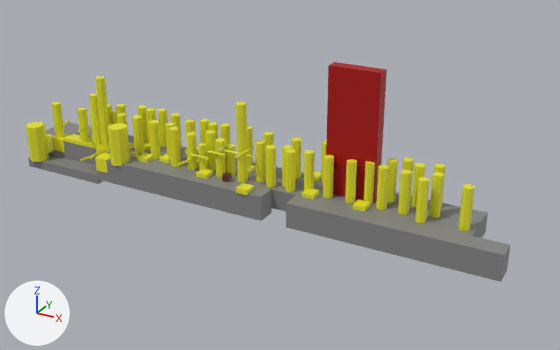
Two versions of the glTF model assets/map_forest.gltf, one commit apart.
The view is the same before and after, from a 50 mm lens placed at (120.2, -116.9, 62.4), pointed at (54.3, 2.9, 2.5). Lighting does not change. The marker at lower left points along +X, +Y and +Z. Where no turn or scale is listed for an object, it has been applied to the vertices.

The first picture shows 'Ground', 'Ground.002', 'Ground.006', 'Ground.007', 'Monster', 'Pushable_Branch.006', 'Tree.001', 'Tree.008', 'Tree.012', 'Tree.031', 'Tree.032', 'Tree.037', 'Tree.038', 'Tree.057'.
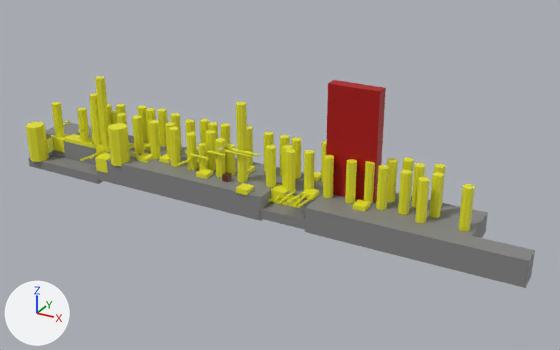
Commit message: forest puzzle

Where the change shows, as pixel boxes (x1, y1, x2, y2) in the pictures (560 x 350 px):
'Ground.002', moved
    before: (286, 195, 510, 282)
    after: (305, 200, 535, 288)
'Monster', moved
    before: (326, 62, 387, 203)
    after: (326, 80, 386, 203)
'Ground.003', added
    after: (259, 202, 306, 230)
'Tree.032', moved
    before: (255, 140, 266, 182)
    after: (280, 135, 290, 176)
'Bush.026', added
    after: (271, 184, 287, 205)
'Pushable_Branch.006', turned
    before: (236, 146, 254, 158)
    after: (231, 148, 259, 156)
'Bush.027', added
    after: (286, 194, 300, 207)
'Pushable_Branch.002', added
    after: (297, 195, 316, 208)
'Pushable_Branch.001', added
    after: (284, 193, 303, 205)
'Pushable_Branch.003', added
    after: (279, 190, 296, 204)
'Pushable_Branch.004', added
    after: (293, 194, 307, 207)

What changed in the scene script:
```text
Add me_cylinder_017:
    me_cylinder_017.from_pydata(...)  # 16 vertices, 28 faces; spans x -0.4..0.39, y -2.94..3.08, z -0.25..0.25
    me_cylinder_017.materials.append(mat_material_001)  # yellow #e7e526
Add me_cylinder_007:
    me_cylinder_007.from_pydata(...)  # 16 vertices, 28 faces; spans x -0.26..0.26, y -2.93..3.07, z -0.25..0.25
    me_cylinder_007.materials.append(mat_material_001)  # yellow #e7e526
Add me_cylinder_003:
    me_cylinder_003.from_pydata(...)  # 16 vertices, 28 faces; spans x -0.52..0.53, y -2.94..3.08, z -0.25..0.25
    me_cylinder_003.materials.append(mat_material_001)  # yellow #e7e526
Add me_cylinder_002:
    me_cylinder_002.from_pydata(...)  # 16 vertices, 28 faces; spans x -0.62..0.64, y -2.94..3.07, z -0.25..0.25
    me_cylinder_002.materials.append(mat_material_001)  # yellow #e7e526
Add me_cube_001:
    me_cube_001.from_pydata(...)  # a box spanning x -5.0..5.0, y -2.0..2.0, z -1.0..1.0
    me_cube_001.materials.append(mat_road)  # grey #868686
Change ob_tree_032:
    ob_tree_032.location: (49.8, 3.3, 0.2) -> (52.5, 8.1, 0.2)
Change ob_monster:
    ob_monster.location: (68.3, 5.5, 0.0) -> (68.3, 5.5, -3.3)
Change ob_ground_002:
    ob_ground_002.location: (79.0, -1.4, -2.2) -> (83.0, -1.4, -2.2)
Change ob_pushable_branch_006:
    ob_pushable_branch_006.rotation_euler: (0.0, 0.0, 1.571) -> (0.0, 0.0, 0.0)  # degrees (0, 0, 90) -> degrees (0, 0, 0)
Add ob_pushable_branch_004:
    ob_pushable_branch_004 = bpy.data.objects.new('Pushable_Branch.004', me_cylinder_017)
    ob_pushable_branch_004.location = (61.1, -1.7, 0.7)
Add ob_pushable_branch_003:
    ob_pushable_branch_003 = bpy.data.objects.new('Pushable_Branch.003', me_cylinder_007)
    ob_pushable_branch_003.location = (58.4, -1.8, 0.7)
Add ob_pushable_branch_002:
    ob_pushable_branch_002 = bpy.data.objects.new('Pushable_Branch.002', me_cylinder_003)
    ob_pushable_branch_002.location = (62.3, -1.7, 0.6)
Add ob_pushable_branch_001:
    ob_pushable_branch_001 = bpy.data.objects.new('Pushable_Branch.001', me_cylinder_002)
    ob_pushable_branch_001.location = (59.9, -1.8, 0.7)
Add ob_bush_027:
    ob_bush_027 = bpy.data.objects.new('Bush.027', me_cube_024.copy())  # the mesh of ob_bush_020
    ob_bush_027.location = (58.3, 2.0, -1.4)
Add ob_bush_026:
    ob_bush_026 = bpy.data.objects.new('Bush.026', me_cube_024.copy())  # the mesh of ob_bush_020
    ob_bush_026.location = (55.3, 1.7, -1.2)
Add ob_ground_003:
    ob_ground_003 = bpy.data.objects.new('Ground.003', me_cube_001)
    ob_ground_003.location = (58.2, -1.4, -3.3)
```
